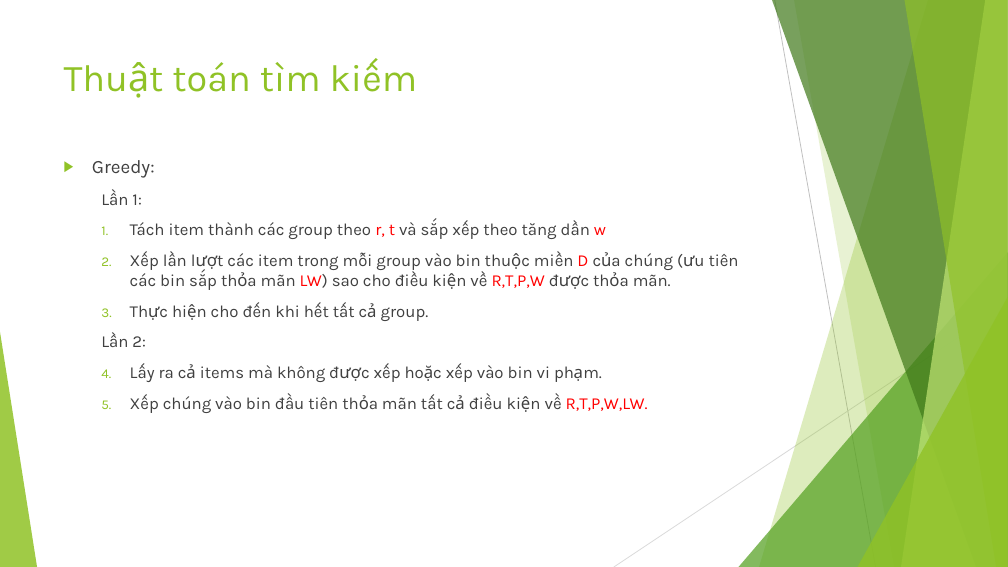
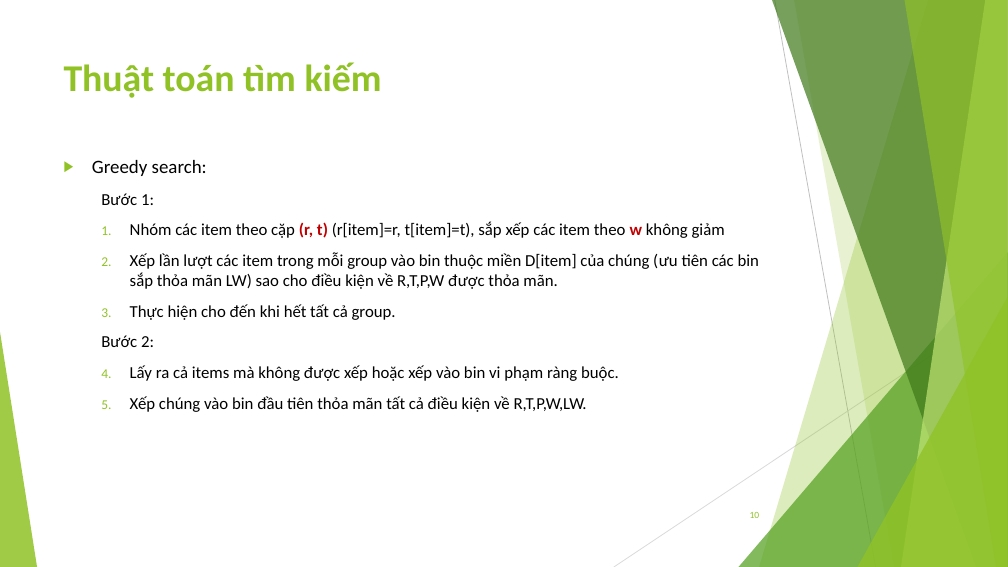
Before and after one commit to dungkhmt/CourseCPCBLS, a slide deck: slide 10 of OpenCBLS/src/khmtk60/miniprojects/G10/G10.pptx (slide 9 before the commit). Drawn at 1008x567 pixels with LibreOffice and Linux fonts; fonts in the diff are those of the drawing. Boxes give left, top, right and bottom in pixels: in the first picture for what was removed or moved away, otherwise in the second. Text is boxed around its words. In the diff, an @@ line names an element or a change of style, - is before the commit and + after.

```diff
--- a/OpenCBLS/src/khmtk60/miniprojects/G10/G10.pptx
+++ b/OpenCBLS/src/khmtk60/miniprojects/G10/G10.pptx
@@ title "Thuật toán tìm kiếm" at (64, 62, 382, 98): font Karla to Calibri, bold on @@
@@ text at (92, 160, 759, 289): text changed; font Karla to Calibri; text colour #404040 to #000000 @@
-▶ Greedy:
-  Lần 1:
-  1. Tách item thành các group theo r, t và sắp xếp theo tăng dần w
-  2. Xếp lần lượt các item trong mỗi group vào bin thuộc miền D của chúng (ưu tiên các bin sắp thỏa mãn LW) sao cho điều kiện về R,T,P,W được thỏa mãn.
+▶ Greedy search:
+  Bước 1:
+  1. Nhóm các item theo cặp (r, t) (r[item]=r, t[item]=t), sắp xếp các item theo w không giảm
+  2. Xếp lần lượt các item trong mỗi group vào bin thuộc miền D[item] của chúng (ưu tiên các bin sắp thỏa mãn LW) sao cho điều kiện về R,T,P,W được thỏa mãn.
@@ text at (130, 304, 587, 412): font Karla to Calibri, text colour #404040 to #000000 in "Thực hiện cho đến khi hết tất ...", "Xếp chúng vào bin đầu tiên thỏa ..."; text colour #FF0000 to #000000 in "R,T,P,W,LW." @@
@@ text at (101, 335, 619, 381): text changed; font Karla to Calibri; text colour #404040 to #000000 @@
-  Lần 2:
-  1. Lấy ra cả items mà không được xếp hoặc xếp vào bin vi phạm.
+  Bước 2:
+  1. Lấy ra cả items mà không được xếp hoặc xếp vào bin vi phạm ràng buộc.
@@ page number added at (750, 512, 760, 518), 9 pt, text #90C226 @@
+10
```
Also in this commit, not shown: 9 other slides changed, 2 slides added, 1 slide removed, 3 other files.
